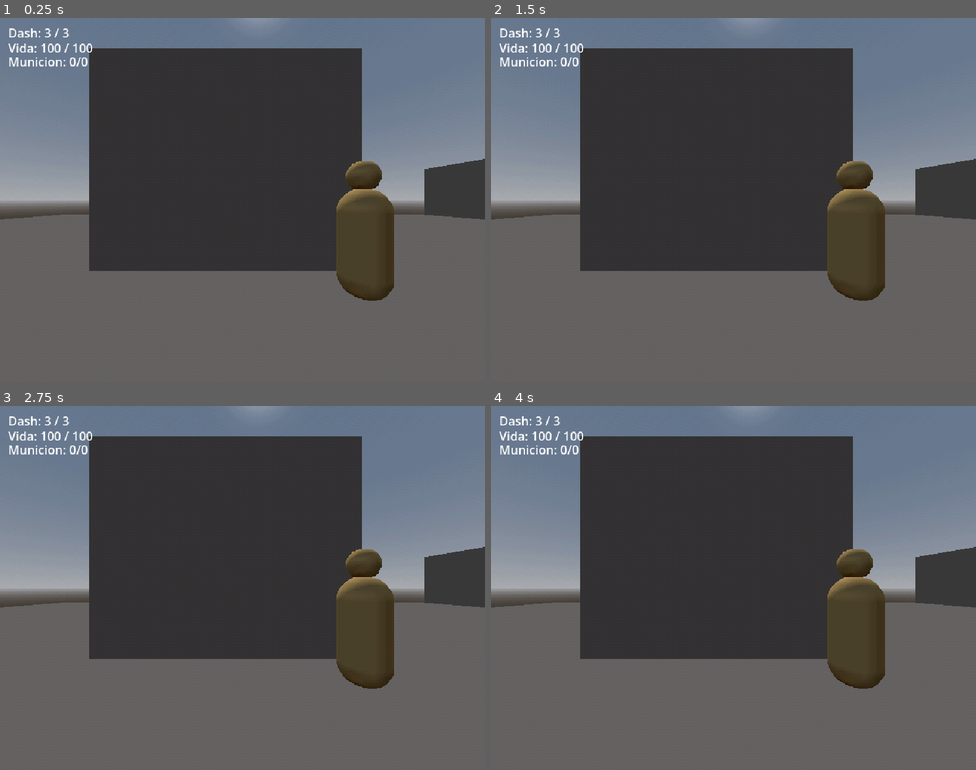
Above: before the commit, frames 1-4 (two rows, left to right).
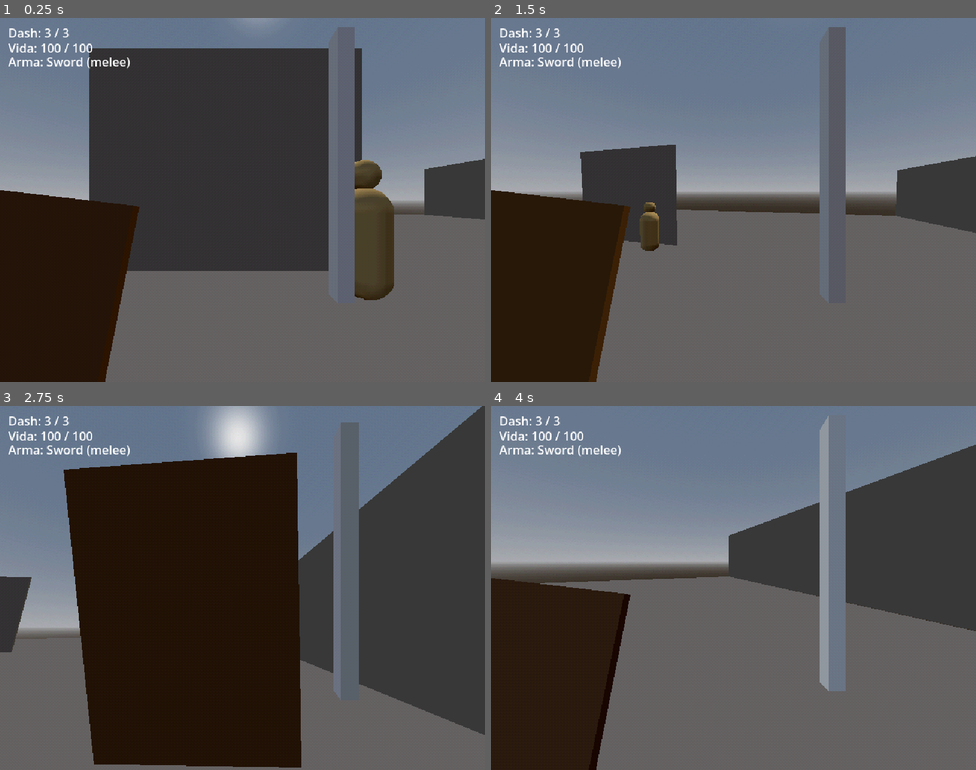
Above: after the commit, the same moments.

Repository: CodeCastersD20/Armagedon_CodeCasters
Game: Godot game, scene res://scenes/main.tscn
The game is run twice, just before and just after one commit, with the same random seed, the same clock (stepped at 60 frames per second) and the same inputs.
Inputs (mouse positions are in pixels of both pictures, inside the frame that each line leads up to):
- Up to frame 1 (0.25 s): no input
- Up to frame 2 (1.5 s): tap Enter at 0.5 s; move the mouse to (840, 181) at 0.52 s; press the mouse at (840, 181) at 0.53 s; hold D (move_right) 0.53-1.28 s; tap Space (jump) at 0.77 s; move the mouse to (636, 218) at 1.27 s; release the mouse at (636, 218) at 1.28 s; hold S (move_back) from 1.28 s (still down); click (636, 218) at 1.35 s
- Up to frame 3 (2.75 s): tap Space (jump) at 1.52 s; move the mouse to (291, 507) at 2.02 s; release S (move_back) at 2.03 s; hold D (move_right) from 2.03 s (still down); hold Right mouse button (block) from 2.03 s (still down); click (291, 507) at 2.3 s
- Up to frame 4 (4 s): move the mouse to (709, 660) at 2.77 s; release D (move_right) at 2.78 s; release Right mouse button (block) at 2.78 s; hold W (move_forward) 2.78-3.53 s; tap C (crouch) at 2.85 s; tap Space (jump) at 3.02, 3.77 s; click (709, 660) at 3.05 s; move the mouse to (879, 642) at 3.52 s; press the mouse at (879, 642) at 3.53 s; hold A (move_left) from 3.53 s (still down); tap Shift (dash) at 3.6 s

The runs differ from the first frame. In frame 1, 17% of the frame differs, in the area x 0-82%, y 2-100%; in frame 2, 44%; in frame 3, 65%, in the area x 0-100%, y 0-100%; in frame 4, 52%.
Error before the commit: Parse Error: Could not parse global class "Weapon" from "res://scripts/Weapons/weapon.gd". (res://scripts/Player/player.gd:203)

Commit message:
feat(weapons): aplica roll_damage en ataque hitscan y melee

Diff:
--- a/armagedon/scripts/Weapons/weapon.gd
+++ b/armagedon/scripts/Weapons/weapon.gd
@@ -98,8 +98,6 @@
 	position.z = 0.0
 
 
-## Disparo hitscan desde el centro de la cámara para armas de fuego.
-func _perform_attack() -> void:
 ## Devuelve el daño del golpe; tira el crítico. Sin relación con headshot ni Score.
 func roll_damage() -> Dictionary:
 	var is_crit: bool = randf() < data.crit_chance
